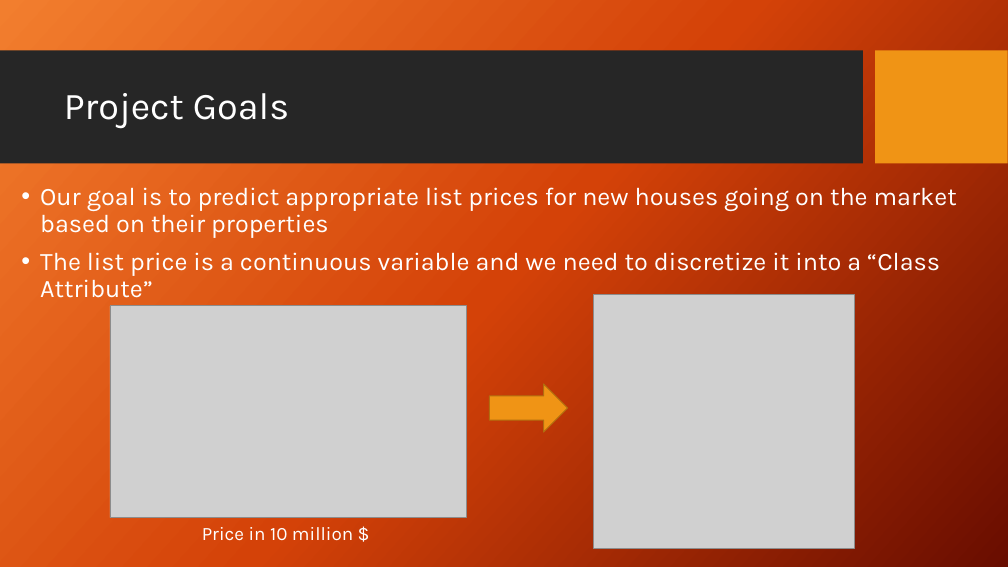
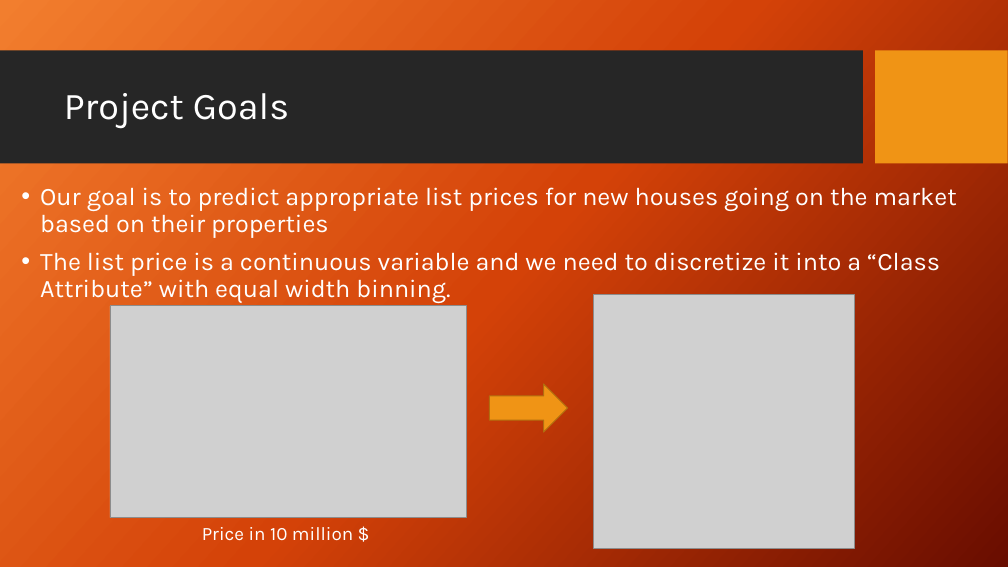
Before and after one commit to myz540/cs699_project_classification, a slide deck: slide 4 of documentation/CS699 Project Presentation.pptx. Drawn at 1008x567 pixels with LibreOffice and Linux fonts; fonts in the diff are those of the drawing; grey boxes stand for pictures; background and template pictures are left out. Boxes give left, top, right and bottom in pixels: in the first picture for what was removed or moved away, otherwise in the second. Text is boxed around its words. In the diff, an @@ line names an element or a change of style, - is before the commit and + after.

Commit message:
adjustments slides 1-8

```diff
--- a/documentation/CS699 Project Presentation.pptx
+++ b/documentation/CS699 Project Presentation.pptx
@@ text at box(40, 252, 940, 303): text changed @@
-• The list price is a continuous variable and we need to discretize it into a “Class Attribute”
+• The list price is a continuous variable and we need to discretize it into a “Class Attribute” with equal width binning.
```
Also in this commit, not shown: 1 other slide changed.
